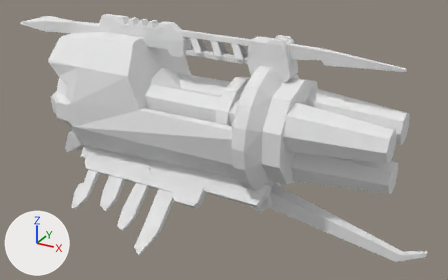
A saved change to the Blender file qcde etqw sng.blend.
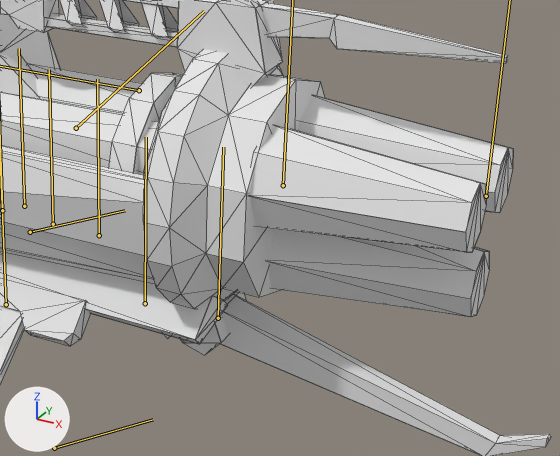
Each version is shown whole from a camera (50 mm lens) standing at (37.4, -37.1, 8.0) and looking at (21.6, -8.3, -6.4), then close up on the part from 36% to 96% of the width and 15% to 93% of the height. The lights are fixed; the arrows at lower left show +X, +Y and +Z. The bones that bend it are drawn over the model as lines in the close-ups. The close-ups show mesh edges as thin lines.

Names of what the first close-up shows: 'hyperblaster'.
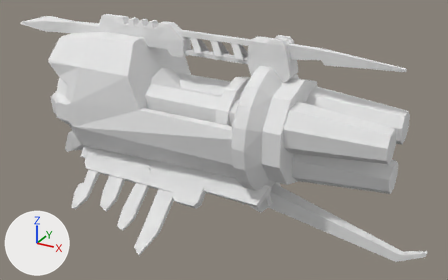
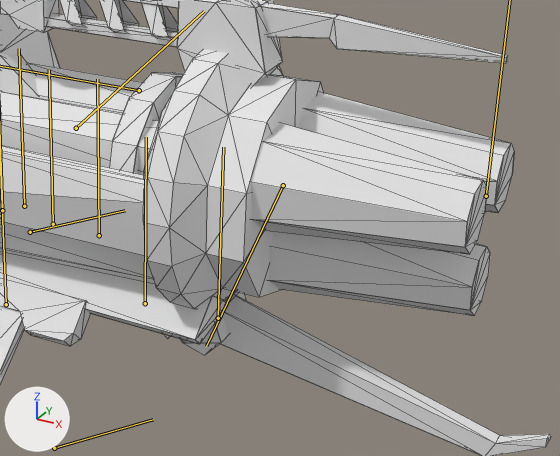
The newer file adds an action. The first version stands in its rest pose; the second is drawn at frame 3 of the action 'view_MD5_ArmatureAction'.

Scene script edits in JSON lines:
```json
{"block": "bone_barrel_joint", "where": "bone_barrel_joint = bpy.data.objects['view_MD5_Armature'].pose.bones['barrel_joint']  # child of 'joint14'"}
{"op": "set", "path": "bone_barrel_joint.rotation_euler", "old": "(0.0, 0.0, 0.0)", "new": "(2.094, 0.0, 0.0)", "note": "degrees (0, 0, 0) -> degrees (120, 0, 0)"}
```

Location of each change, [x1, y1, x2, y2] in pixels of the close-ups (560 x 456 px):
```json
{"object": "hyperblaster", "change": "posed", "before": [0, 0, 551, 456], "after": [0, 0, 551, 456]}
```
